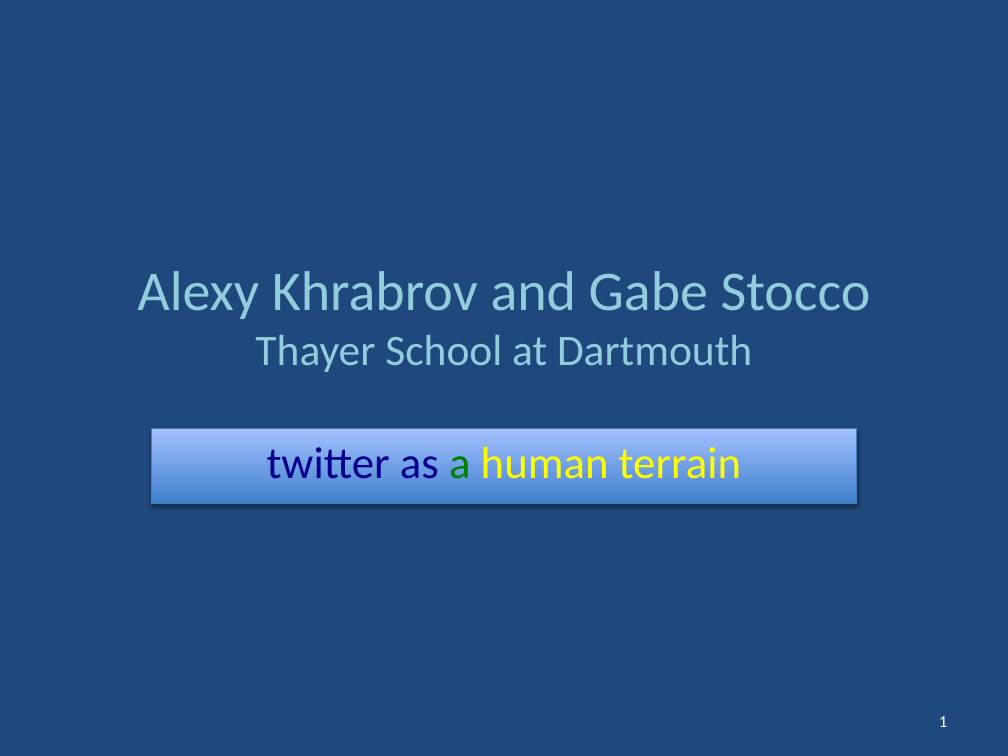
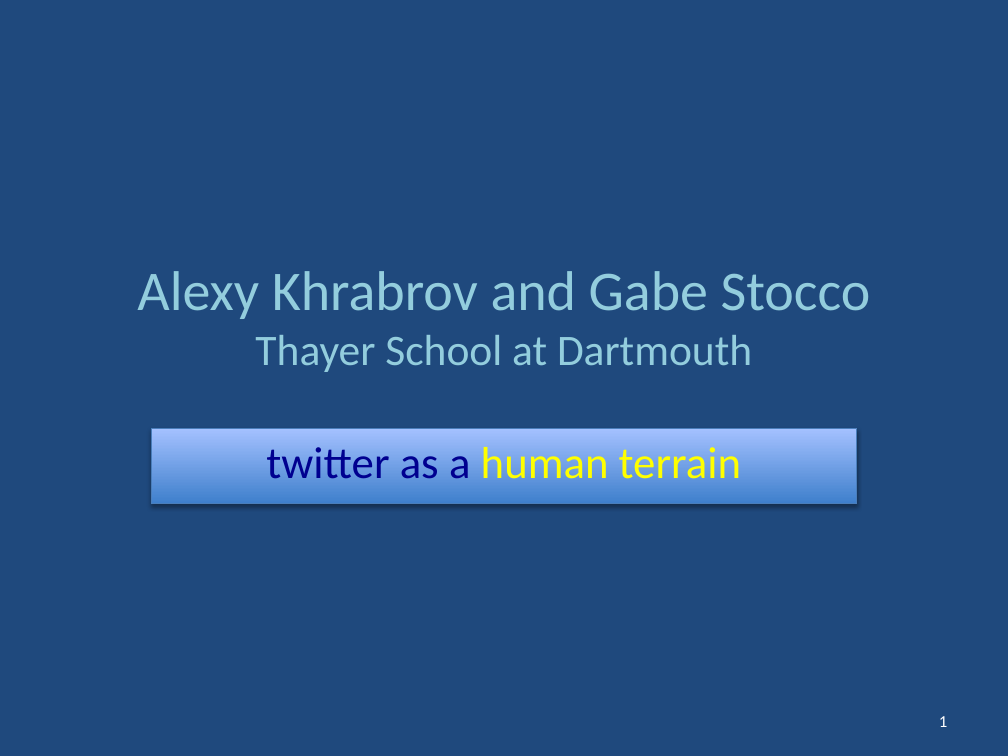
Before and after one commit to alexy/frontier, a slide deck: slide 1 of slides/tfitter-overview-august09.pptx. Drawn at 1008x756 pixels with LibreOffice and Linux fonts; fonts in the diff are those of the drawing. Boxes give left, top, right and bottom in pixels: in the first picture for what was removed or moved away, otherwise in the second. Text is boxed around its words. In the diff, an @@ line names an element or a change of style, - is before the commit and + after.

```diff
--- a/slides/tfitter-overview-august09.pptx
+++ b/slides/tfitter-overview-august09.pptx
@@ subtitle "twitter as a human terrain" at (x1=151, y1=428, x2=857, y2=504): text colour #008000 to #000090 in "a" @@
```
Also in this commit, not shown: 1 other file.
